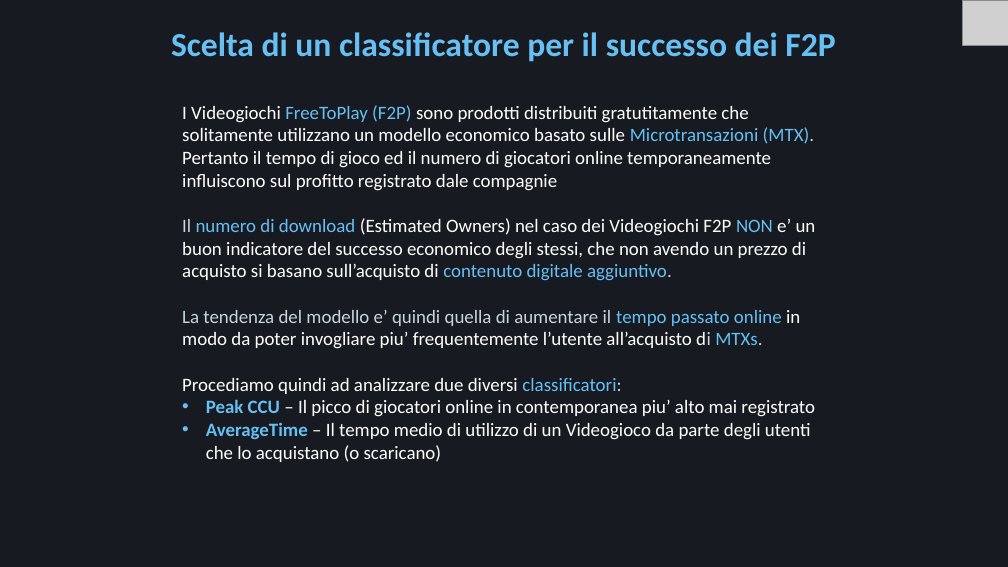
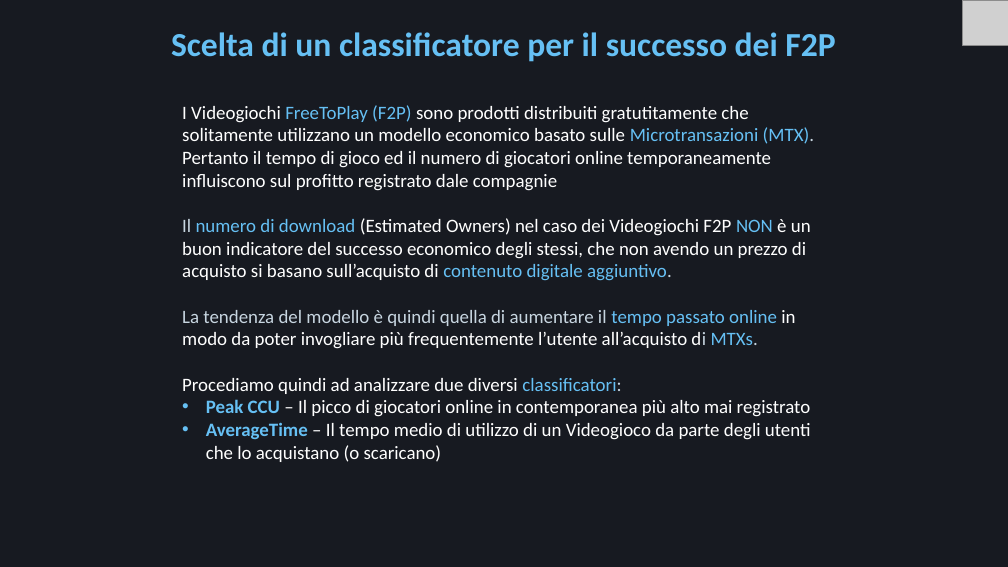
Before and after one commit to Mora11231/VisualizzazioneScientifica, a slide deck: slide 16 of Steam.pptx. Drawn at 1008x567 pixels with LibreOffice and Linux fonts; fonts in the diff are those of the drawing; grey boxes stand for pictures. Boxes give left, top, right and bottom in pixels: in the first picture for what was removed or moved away, otherwise in the second. Text is boxed around its words. In the diff, an @@ line names an element or a change of style, - is before the commit and + after.

Commit message:
Aggiunti accenti

```diff
--- a/Steam.pptx
+++ b/Steam.pptx
@@ text at <box>182,218,811,349</box>: text changed @@
-Il numero di download (Estimated Owners) nel caso dei Videogiochi F2P NON e’ un buon indicatore del successo economico degli stessi, che non avendo un prezzo di acquisto si basano sull’acquisto di contenuto digitale aggiuntivo.
-La tendenza del modello e’ quindi quella di aumentare il tempo passato online in modo da poter invogliare piu’ frequentemente l’utente all’acquisto di MTXs.
+Il numero di download (Estimated Owners) nel caso dei Videogiochi F2P NON è un buon indicatore del successo economico degli stessi, che non avendo un prezzo di acquisto si basano sull’acquisto di contenuto digitale aggiuntivo.
+La tendenza del modello è quindi quella di aumentare il tempo passato online in modo da poter invogliare più frequentemente l’utente all’acquisto di MTXs.
@@ text at <box>206,399,811,417</box>: text changed @@
-• Peak CCU – Il picco di giocatori online in contemporanea piu’ alto mai registrato
+• Peak CCU – Il picco di giocatori online in contemporanea più alto mai registrato
```
Also in this commit, not shown: 13 other slides changed.
